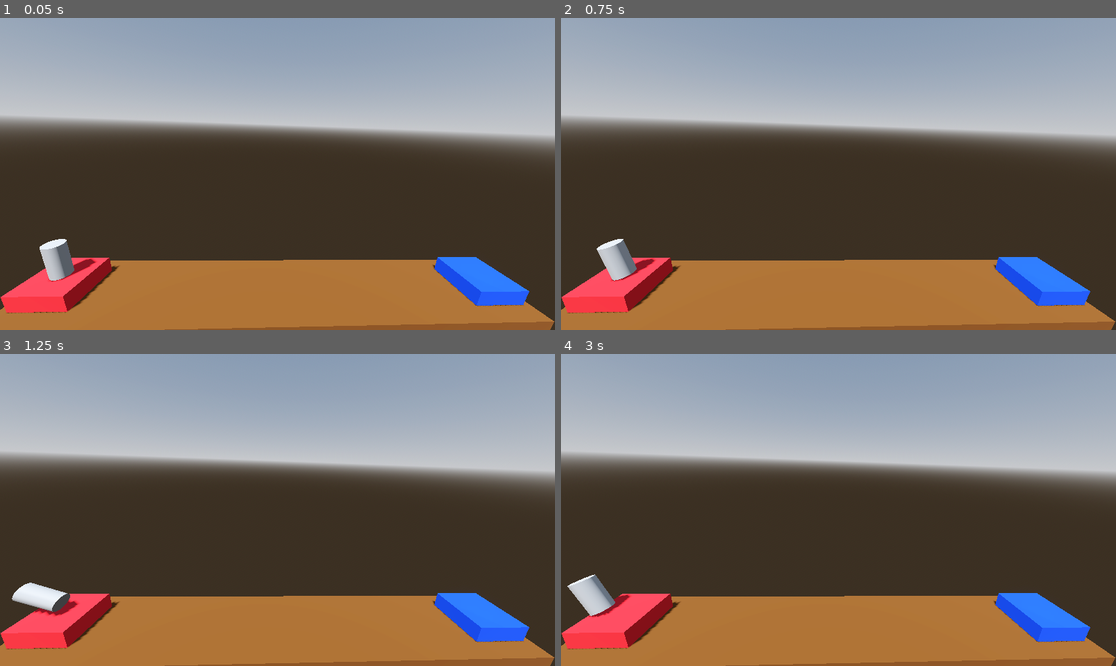
Above: before the commit, frames 1-4 (two rows, left to right).
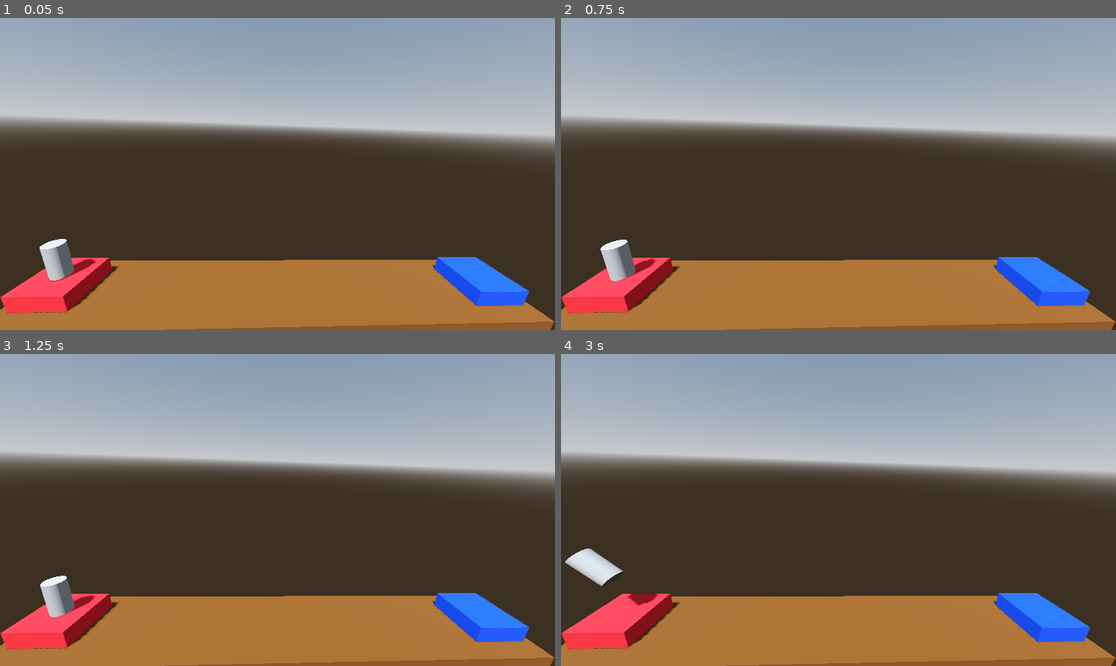
Above: after the commit, the same moments.

Repository: thisguymartin/ProjectBoost
Game: Godot game, scene res://Level.tscn
Same seed, same stepped clock (60 frames per second), same inputs: the game is played once before the commit and once after it. This scene is started directly instead of the project's main scene.
Inputs (mouse positions are in pixels of both pictures, inside the frame that each line leads up to):
- Up to frame 1 (0.05 s): no input
- Up to frame 2 (0.75 s): tap Enter (ui_accept) at 0.5 s; move the mouse to (960, 158) at 0.52 s; hold Right (ui_right) from 0.53 s (still down); hold Enter (ui_accept) from 0.53 s (still down)
- Up to frame 3 (1.25 s): keep holding Right (ui_right); keep holding Enter (ui_accept)
- Up to frame 4 (3 s): move the mouse to (727, 525) at 1.27 s; release Right (ui_right) at 1.28 s; release Enter (ui_accept) at 1.28 s; hold Down (ui_down) 1.28-2.03 s; tap Enter (ui_accept) at 1.35, 1.52, 1.82, 2.85 s; move the mouse to (894, 441) at 2.02 s; hold Enter (ui_accept) 2.03-2.78 s; hold Right (ui_right) from 2.03 s (still down); move the mouse to (810, 572) at 2.77 s

Frame 1 is identical in both runs. In frame 2, 0.3% of the frame differs, in the area x 6-18%, y 70-85%; in frame 3, 1.0%; in frame 4, 1.5%, in the area x 0-18%, y 62-85%.

Commit message:
chore: update player

Diff:
--- a/Level.tscn
+++ b/Level.tscn
@@ -47,6 +47,7 @@
 
 [node name="Player" parent="Launch" instance=ExtResource("1_w4myg")]
 transform = Transform3D(1, 0, 0, 0, 1, 0, 0, 0, 1, 0, 1.55907, 0)
+mass = 1.0
 linear_damp = 1.0
 angular_damp = 3.0
 
--- a/Player.gd
+++ b/Player.gd
@@ -12,13 +12,13 @@
 func _process(delta: float) -> void:
 
 	if Input.is_action_pressed("ui_accept"):
-		apply_central_force(basis.y * delta * 100.0)
+		apply_central_force(basis.y * delta * 1000.0)
 
 	if Input.is_action_pressed("ui_left"):
-		apply_torque(Vector3(0,0,50 * delta))
+		apply_torque(Vector3(0,0,100 * delta))
 
 	if Input.is_action_pressed("ui_right"):
-		apply_torque(Vector3(0,0,-50 * delta))
+		apply_torque(Vector3(0,0,-100 * delta))
 
 	if Input.is_action_pressed("ui_down"):
-		apply_central_force(basis.y * delta * -100.0)
+		apply_central_force(basis.y * delta * -1000.0)
